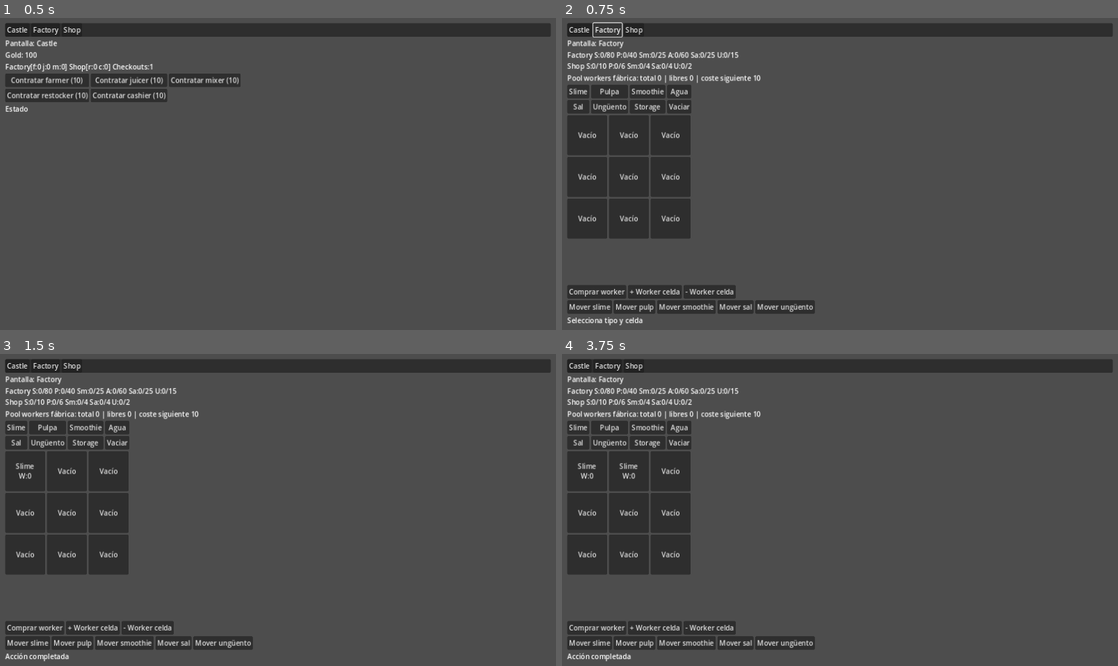
Above: before the commit, frames 1-4 (two rows, left to right).
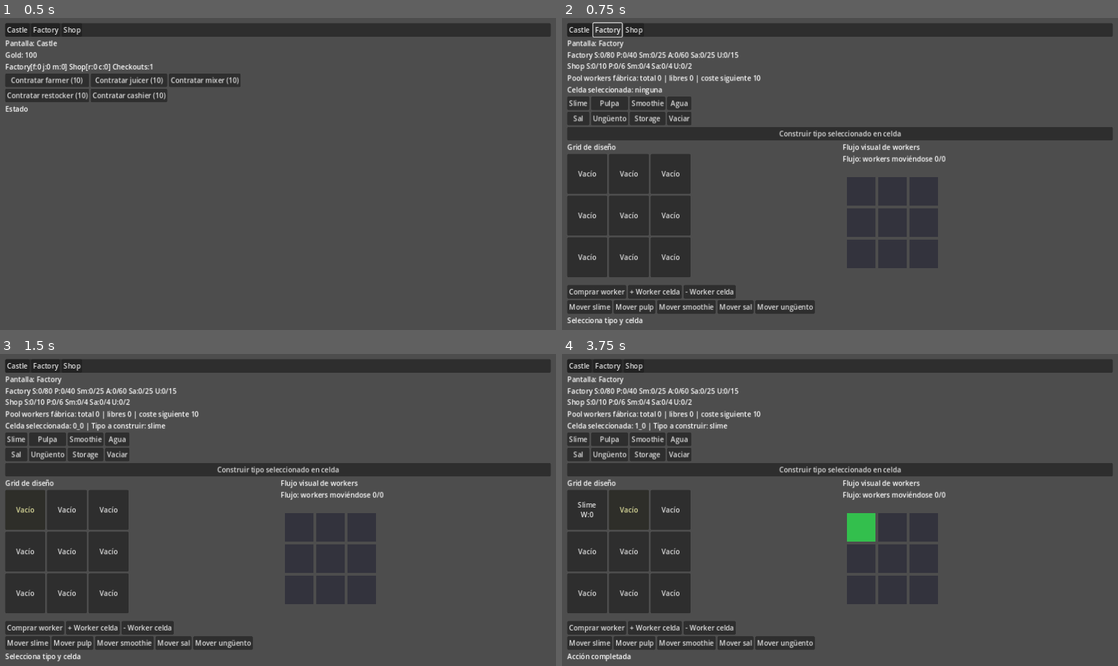
Above: after the commit, the same moments.

Repository: jazm1985-a11y/Prueba
Game: Godot game, scene res://Scenes/Main.tscn
Same seed, same stepped clock (60 frames per second), same inputs: the game is played once before the commit and once after it.
Inputs (mouse positions are in pixels of both pictures, inside the frame that each line leads up to):
- Up to frame 1 (0.5 s): no input
- Up to frame 2 (0.75 s): click "Factory" at 0.5 s
- Up to frame 3 (1.5 s): click "Vacío" at 1.25 s
- Up to frame 4 (3.75 s): click (589, 472) at 2 s, where only the run before the commit has a clickable "Slime W:0"; click (840, 469) at 2.75 s, where only the run after the commit has a clickable "Construir tipo seleccionado e…"; click "Vacío" at 3.5 s

Frame 1 is identical in both runs. In frame 2, 14% of the frame differs, in the area x 0-99%, y 21-84%; in frame 3, 14%, in the area x 0-99%, y 21-99%; in frame 4, 14%.

Commit message:
Revamp factory UI with visual worker flow and clearer build interaction

Diff:
--- a/Scenes/Factory.tscn
+++ b/Scenes/Factory.tscn
@@ -26,6 +26,10 @@
 [node name="PoolLabel" type="Label" parent="VBox"]
 layout_mode = 2
 text = "Pool"
+
+[node name="SelectedCellLabel" type="Label" parent="VBox"]
+layout_mode = 2
+text = "Celda seleccionada: ninguna"
 
 [node name="SelectorButtons" type="GridContainer" parent="VBox"]
 layout_mode = 2
@@ -63,10 +67,45 @@
 layout_mode = 2
 text = "Vaciar"
 
-[node name="Grid" type="GridContainer" parent="VBox"]
+[node name="ApplyBuildButton" type="Button" parent="VBox"]
+layout_mode = 2
+text = "Construir tipo seleccionado en celda"
+
+[node name="MainSplit" type="HSplitContainer" parent="VBox"]
+layout_mode = 2
+size_flags_vertical = 3
+
+[node name="GridPanel" type="VBoxContainer" parent="VBox/MainSplit"]
+layout_mode = 2
+size_flags_horizontal = 3
+
+[node name="GridTitle" type="Label" parent="VBox/MainSplit/GridPanel"]
+layout_mode = 2
+text = "Grid de diseño"
+
+[node name="Grid" type="GridContainer" parent="VBox/MainSplit/GridPanel"]
 layout_mode = 2
 size_flags_vertical = 3
 columns = 3
+
+[node name="WorldPanel" type="VBoxContainer" parent="VBox/MainSplit"]
+layout_mode = 2
+size_flags_horizontal = 3
+
+[node name="WorldTitle" type="Label" parent="VBox/MainSplit/WorldPanel"]
+layout_mode = 2
+text = "Flujo visual de workers"
+
+[node name="FlowLabel" type="Label" parent="VBox/MainSplit/WorldPanel"]
+layout_mode = 2
+text = "Flujo:"
+
+[node name="World" type="Node2D" parent="VBox/MainSplit/WorldPanel"]
+position = Vector2(10, 80)
+
+[node name="WorldGrid" type="Node2D" parent="VBox/MainSplit/WorldPanel/World"]
+
+[node name="WorldWorkers" type="Node2D" parent="VBox/MainSplit/WorldPanel/World"]
 
 [node name="WorkerButtons" type="HBoxContainer" parent="VBox"]
 layout_mode = 2
--- a/Scripts/Factory.gd
+++ b/Scripts/Factory.gd
@@ -1,12 +1,22 @@
 extends Control
+
+const CELL_SIZE := 72.0
+const WORKER_SPEED := 60.0
 
 @onready var stock_label: Label = $VBox/StockLabel
 @onready var pool_label: Label = $VBox/PoolLabel
+@onready var selected_cell_label: Label = $VBox/SelectedCellLabel
+@onready var flow_label: Label = $VBox/MainSplit/WorldPanel/FlowLabel
 @onready var status_label: Label = $VBox/StatusLabel
-@onready var grid: GridContainer = $VBox/Grid
+@onready var grid: GridContainer = $VBox/MainSplit/GridPanel/Grid
+@onready var world_grid: Node2D = $VBox/MainSplit/WorldPanel/World/WorldGrid
+@onready var world_workers: Node2D = $VBox/MainSplit/WorldPanel/World/WorldWorkers
 
 var selected_station_type:String = "slime"
 var selected_cell_id:String = ""
+var worker_agents: Array = []
+var cell_markers := {}
+var worker_signature: String = ""
 
 func _ready() -> void:
 	$VBox/SelectorButtons/SelectSlimeButton.pressed.connect(func() -> void: _select_station_type("slime"))
@@ -18,6 +28,7 @@
 	$VBox/SelectorButtons/SelectStorageButton.pressed.connect(func() -> void: _select_station_type("storage"))
 	$VBox/SelectorButtons/SelectEmptyButton.pressed.connect(func() -> void: _select_station_type("empty"))
 
+	$VBox/ApplyBuildButton.pressed.connect(_apply_station_to_selected)
 	$VBox/WorkerButtons/HireFactoryWorkerButton.pressed.connect(_buy_worker)
 	$VBox/WorkerButtons/AssignWorkerButton.pressed.connect(_assign_worker_to_selected)
 	$VBox/WorkerButtons/UnassignWorkerButton.pressed.connect(_unassign_worker_from_selected)
@@ -29,12 +40,25 @@
 	$VBox/TransferButtons/TransferUnguentoButton.pressed.connect(func() -> void: _transfer_item("unguento"))
 
 	GameState.state_changed.connect(_refresh)
+	_build_world_grid()
 	_rebuild_grid()
 	_refresh()
+
+func _process(delta: float) -> void:
+	_update_worker_visuals(delta)
 
 func _select_station_type(station_type: String) -> void:
 	selected_station_type = station_type
 	status_label.text = "Tipo seleccionado: " + station_type
+
+func _apply_station_to_selected() -> void:
+	if selected_cell_id == "":
+		status_label.text = "Bloqueado"
+		return
+	var result := GameState.set_factory_cell_type(selected_cell_id, selected_station_type)
+	_show_result(result)
+	_rebuild_grid()
+	_sync_worker_agents()
 
 func _buy_worker() -> void:
 	_show_result(GameState.try_hire_factory_worker())
@@ -44,12 +68,14 @@
 		status_label.text = "Bloqueado"
 		return
 	_show_result(GameState.assign_worker_to_cell(selected_cell_id))
+	_sync_worker_agents()
 
 func _unassign_worker_from_selected() -> void:
 	if selected_cell_id == "":
 		status_label.text = "Bloqueado"
 		return
 	_show_result(GameState.unassign_worker_from_cell(selected_cell_id))
+	_sync_worker_agents()
 
 func _transfer_item(item: String) -> void:
 	_show_result(GameState.try_transfer_to_shop(item))
@@ -69,15 +95,214 @@
 			var id := "%d_%d" % [x, y]
 			var b := Button.new()
 			b.custom_minimum_size = Vector2(92, 92)
-			b.text = GameState.get_factory_cell_label(id)
+			b.text = _get_grid_cell_text(id)
+			if id == selected_cell_id:
+				b.modulate = Color(1.0, 1.0, 0.7)
 			b.pressed.connect(_on_grid_cell_pressed.bind(id))
 			grid.add_child(b)
 
+func _get_grid_cell_text(cell_id: String) -> String:
+	var label := GameState.get_factory_cell_label(cell_id)
+	var progress: float = float(GameState.factory_cell_progress.get(cell_id, 0.0))
+	if progress > 0.0 and progress < 1.0:
+		label += "\n%3d%%" % int(progress * 100.0)
+	return label
+
 func _on_grid_cell_pressed(cell_id: String) -> void:
 	selected_cell_id = cell_id
-	var result := GameState.set_factory_cell_type(cell_id, selected_station_type)
-	_show_result(result)
+	selected_cell_label.text = "Celda seleccionada: " + cell_id + " | Tipo a construir: " + selected_station_type
 	_rebuild_grid()
+
+func _build_world_grid() -> void:
+	for child in world_grid.get_children():
+		child.queue_free()
+	cell_markers.clear()
+	for y in range(GameState.factory_grid_size):
+		for x in range(GameState.factory_grid_size):
+			var id := "%d_%d" % [x, y]
+			var tile := ColorRect.new()
+			tile.size = Vector2(CELL_SIZE - 6.0, CELL_SIZE - 6.0)
+			tile.position = Vector2(x * CELL_SIZE, y * CELL_SIZE)
+			tile.color = Color(0.2, 0.2, 0.24)
+			world_grid.add_child(tile)
+			cell_markers[id] = tile
+
+func _sync_world_grid_colors() -> void:
+	for id in cell_markers.keys():
+		var tile: ColorRect = cell_markers[id]
+		var station_type: String = String(GameState.factory_cell_types.get(id, ""))
+		tile.color = _station_color(station_type)
+
+func _station_color(station_type: String) -> Color:
+	if station_type == "slime":
+		return Color(0.2, 0.75, 0.3)
+	if station_type == "pulp":
+		return Color(1.0, 0.7, 0.2)
+	if station_type == "smoothie":
+		return Color(0.8, 0.2, 0.8)
+	if station_type == "agua":
+		return Color(0.2, 0.6, 1.0)
+	if station_type == "sal":
+		return Color(0.9, 0.9, 0.9)
+	if station_type == "unguento":
+		return Color(0.85, 0.45, 0.15)
+	if station_type == "storage":
+		return Color(0.35, 0.35, 0.45)
+	return Color(0.2, 0.2, 0.24)
+
+func _sync_worker_agents() -> void:
+	var parts: Array[String] = []
+	for cell_id in GameState.factory_cell_workers.keys():
+		parts.append(cell_id + ":" + str(GameState.factory_cell_workers[cell_id]))
+	parts.sort()
+	var signature := "|".join(parts)
+	if signature == worker_signature:
+		return
+	worker_signature = signature
+	for child in world_workers.get_children():
+		child.queue_free()
+	worker_agents.clear()
+	for cell_id in GameState.factory_cell_workers.keys():
+		var count:int = int(GameState.factory_cell_workers[cell_id])
+		for i in range(count):
+			var node := _create_worker_node()
+			node.position = _cell_center(cell_id) + Vector2(float(i % 2) * 8.0, float(i / 2) * 8.0)
+			world_workers.add_child(node)
+			worker_agents.append({
+				"node": node,
+				"home": cell_id,
+				"state": "idle",
+				"target": cell_id,
+				"item": ""
+			})
+
+func _create_worker_node() -> Node2D:
+	var node := Node2D.new()
+	var body := ColorRect.new()
+	body.size = Vector2(12, 12)
+	body.position = Vector2(-6, -6)
+	body.color = Color(1.0, 0.95, 0.4)
+	node.add_child(body)
+	var carry := ColorRect.new()
+	carry.name = "Carry"
+	carry.size = Vector2(8, 8)
+	carry.position = Vector2(4, -12)
+	carry.color = Color(1, 1, 1)
+	carry.visible = false
+	node.add_child(carry)
+	return node
+
+func _update_worker_visuals(delta: float) -> void:
+	for agent in worker_agents:
+		_update_single_worker(agent, delta)
+	_update_flow_label()
+
+func _update_single_worker(agent: Dictionary, delta: float) -> void:
+	var node: Node2D = agent["node"]
+	var carry: ColorRect = node.get_node("Carry") as ColorRect
+	if agent["state"] == "idle":
+		var task := _pick_task_for_cell(agent["home"])
+		if not task.is_empty():
+			agent["state"] = "to_target"
+			agent["target"] = task["target"]
+			agent["item"] = task["item"]
+			carry.visible = true
+			carry.color = _station_color(task["item"])
+		else:
+			return
+	var target_pos: Vector2 = _cell_center(agent["target"]) if agent["state"] == "to_target" else _cell_center(agent["home"])
+	node.position = _move_orthogonal(node.position, target_pos, WORKER_SPEED * delta)
+	if node.position.distance_to(target_pos) < 1.2:
+		if agent["state"] == "to_target":
+			agent["state"] = "return_home"
+			carry.visible = false
+		else:
+			agent["state"] = "idle"
+			agent["item"] = ""
+
+func _move_orthogonal(from_pos: Vector2, to_pos: Vector2, step: float) -> Vector2:
+	var p := from_pos
+	if absf(to_pos.x - p.x) > 0.5:
+		p.x = move_toward(p.x, to_pos.x, step)
+	elif absf(to_pos.y - p.y) > 0.5:
+		p.y = move_toward(p.y, to_pos.y, step)
+	return p
+
+func _pick_task_for_cell(cell_id: String) -> Dictionary:
+	var station_type: String = String(GameState.factory_cell_types.get(cell_id, ""))
+	if station_type == "":
+		return {}
+	if station_type == "storage":
+		return {}
+	var source_item: String = station_type
+	if GameState.factory_stock[source_item] <= 0:
+		return {}
+	var target_type := _next_station_type(station_type)
+	if target_type == "":
+		return {}
+	var target_cell := _find_nearest_cell_of_type(cell_id, target_type)
+	if target_cell == "":
+		return {}
+	if not _target_needs_input(target_type):
+		return {}
+	return {"target": target_cell, "item": source_item}
+
+func _next_station_type(station_type: String) -> String:
+	if station_type == "slime":
+		return "pulp"
+	if station_type == "pulp":
+		return "smoothie"
+	if station_type == "agua":
+		return "sal"
+	if station_type == "sal":
+		return "unguento"
+	if station_type == "smoothie" or station_type == "unguento":
+		return "storage"
+	return ""
+
+func _target_needs_input(target_type: String) -> bool:
+	if target_type == "pulp":
+		return GameState.factory_stock["slime"] < 2
+	if target_type == "smoothie":
+		return GameState.factory_stock["pulp"] < 2
+	if target_type == "sal":
+		return GameState.factory_stock["agua"] < 2
+	if target_type == "unguento":
+		return GameState.factory_stock["pulp"] < 1 or GameState.factory_stock["sal"] < 1
+	if target_type == "storage":
+		return true
+	return false
+
+func _find_nearest_cell_of_type(from_id: String, target_type: String) -> String:
+	var best_id := ""
+	var best_dist := 99999
+	var from_xy := _cell_to_xy(from_id)
+	for other_id in GameState.factory_cell_types.keys():
+		if String(GameState.factory_cell_types[other_id]) != target_type:
+			continue
+		var to_xy := _cell_to_xy(other_id)
+		var dist := absi(from_xy.x - to_xy.x) + absi(from_xy.y - to_xy.y)
+		if dist < best_dist:
+			best_dist = dist
+			best_id = other_id
+	return best_id
+
+func _cell_to_xy(cell_id: String) -> Vector2i:
+	var parts := cell_id.split("_")
+	if parts.size() != 2:
+		return Vector2i.ZERO
+	return Vector2i(int(parts[0]), int(parts[1]))
+
+func _cell_center(cell_id: String) -> Vector2:
+	var p := _cell_to_xy(cell_id)
+	return Vector2(float(p.x) * CELL_SIZE + CELL_SIZE * 0.5, float(p.y) * CELL_SIZE + CELL_SIZE * 0.5)
+
+func _update_flow_label() -> void:
+	var moving:int = 0
+	for agent in worker_agents:
+		if agent["state"] != "idle":
+			moving += 1
+	flow_label.text = "Flujo: workers moviéndose %d/%d" % [moving, worker_agents.size()]
 
 func _refresh() -> void:
 	stock_label.text = "Factory S:%d/%d P:%d/%d Sm:%d/%d A:%d/%d Sa:%d/%d U:%d/%d\nShop S:%d/%d P:%d/%d Sm:%d/%d Sa:%d/%d U:%d/%d" % [
@@ -98,4 +323,12 @@
 		GameState.factory_worker_pool_unassigned,
 		GameState.get_factory_worker_hire_cost()
 	]
+	if selected_cell_id != "":
+		selected_cell_label.text = "Celda seleccionada: %s | Tipo a construir: %s" % [selected_cell_id, selected_station_type]
+	else:
+		selected_cell_label.text = "Celda seleccionada: ninguna"
+	if cell_markers.size() != GameState.factory_grid_size * GameState.factory_grid_size:
+		_build_world_grid()
+	_sync_world_grid_colors()
+	_sync_worker_agents()
 	_rebuild_grid()
